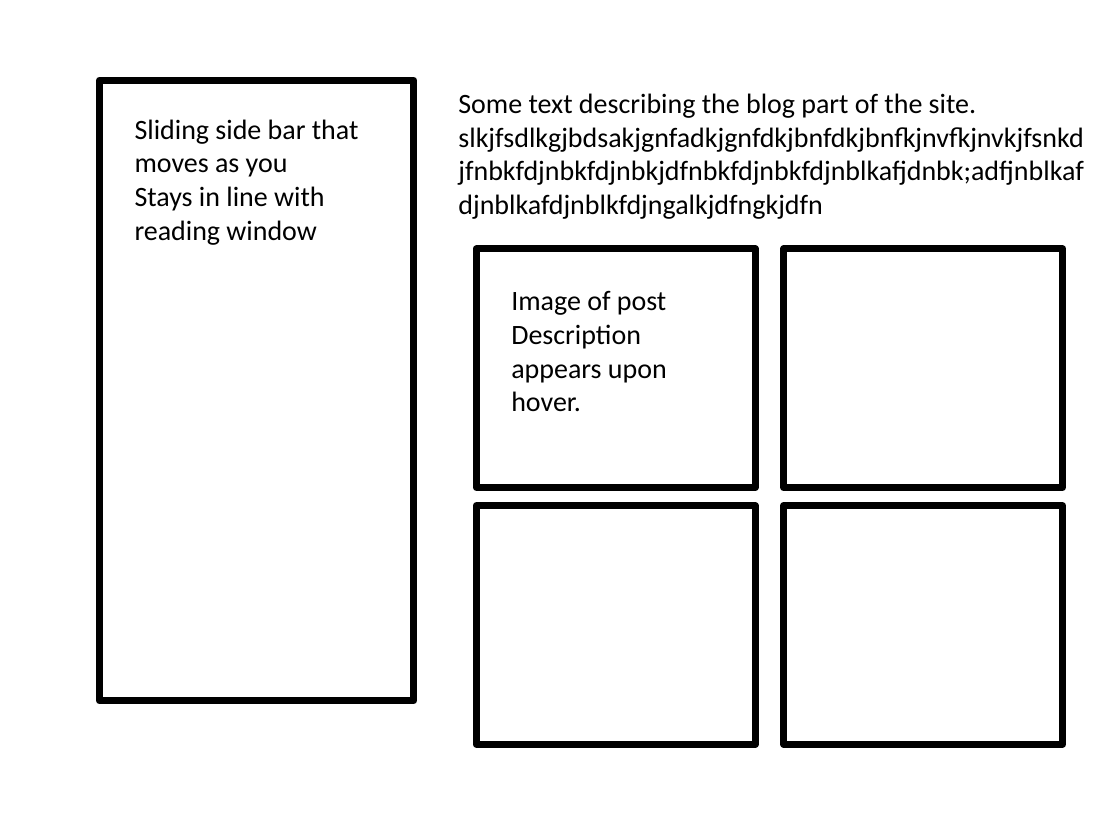
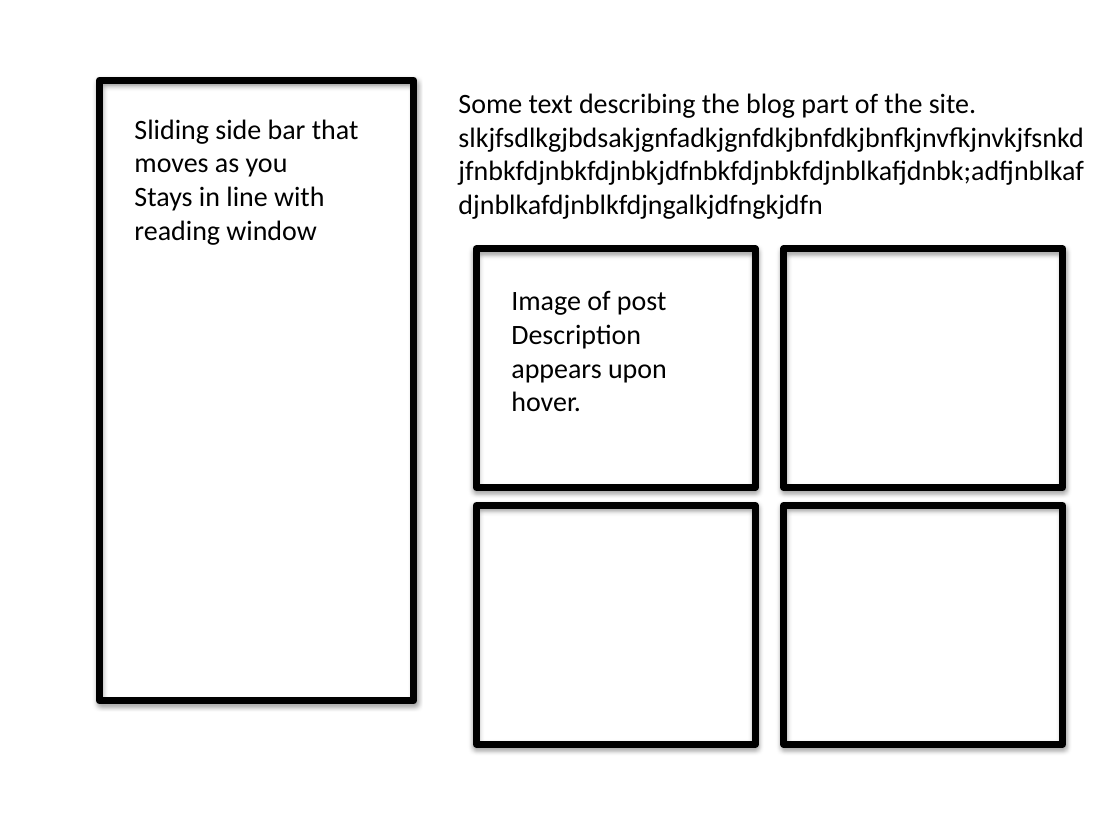
Before and after one commit to JosephCrispell/JosephCrispell.github.io, a slide deck: slide 3 of WebsiteDesign_27-01-16.pptx. Drawn at 1120x840 pixels with LibreOffice and Linux fonts; fonts in the diff are those of the drawing. Boxes give left, top, right and bottom in pixels: in the first picture for what was removed or moved away, otherwise in the second. Text is boxed around its words. In the diff, an @@ line names an element or a change of style, - is before the commit and + after.

```diff
--- a/WebsiteDesign_27-01-16.pptx
+++ b/WebsiteDesign_27-01-16.pptx
@@ outline #000000 4.5 pt to #000000 4.51 pt; shadow on in 5 elements at (x1=100, y1=81, x2=414, y2=701), (x1=476, y1=249, x2=755, y2=487), (x1=784, y1=249, x2=1063, y2=487), (x1=476, y1=505, x2=755, y2=744), (x1=784, y1=505, x2=1063, y2=744) @@
```
Also in this commit, not shown: 4 other slides changed.
